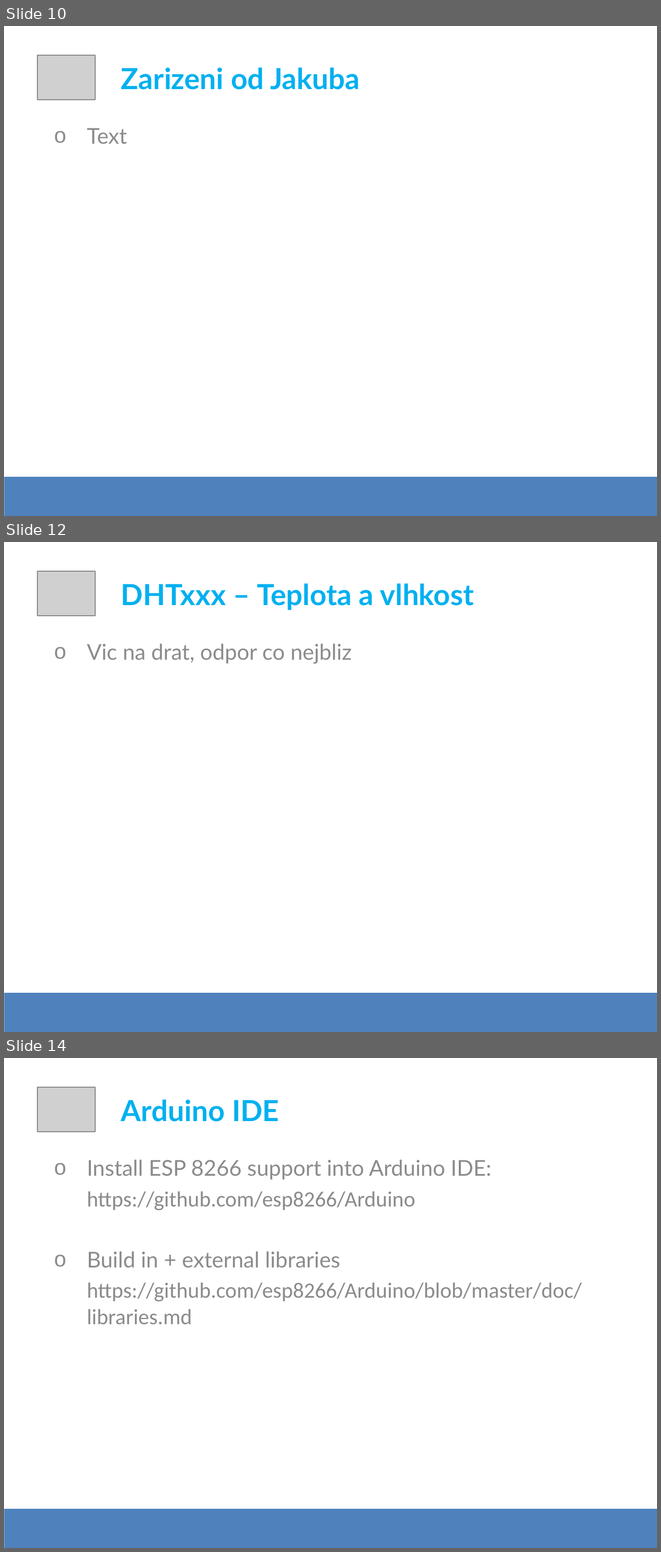
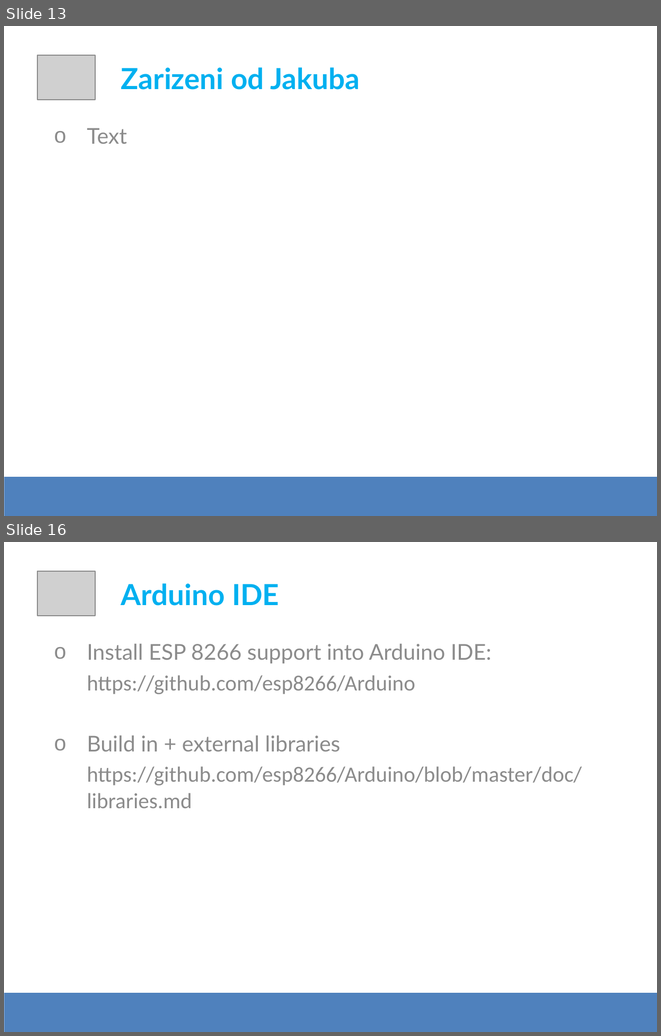
Before and after one commit to apolo-11/es-workshop-esp8266, a slide deck: DevSession - ESP8266.pptx. Shown one above the other, each under a label of ours: slides 10, 12 and 14 before the commit, slides 13 and 16 after it; the slides between them are not shown. The pictures are 661x1552 and 661x1036 pixels, drawn with LibreOffice and Linux fonts; fonts in the diff are those of the drawing; grey boxes stand for pictures. Boxes give left, top, right and bottom in pixels: in the first picture for what was removed or moved away, otherwise in the second. Text is boxed around its words. In the diff, an @@ line names an element or a change of style, - is before the commit and + after.

```diff
--- a/DevSession - ESP8266.pptx
+++ b/DevSession - ESP8266.pptx
@@ slide 12 removed at (4, 542, 657, 1032), background #FFFFFF @@
@@ picture removed at (37, 571, 95, 616) @@
@@ text removed at (121, 583, 474, 610) @@
-DHTxxx – Teplota a vlhkost
@@ text removed at (87, 644, 352, 664) @@
-o Vic na drat, odpor co nejbliz
@@ rectangle removed at (4, 992, 657, 1032) @@
@@ what was slide 10 is now slide 13 @@
@@ what was slide 14 is now slide 16 @@
```
Also in this commit, not shown: 4 slides changed, 5 slides added, 1 other slide removed.
